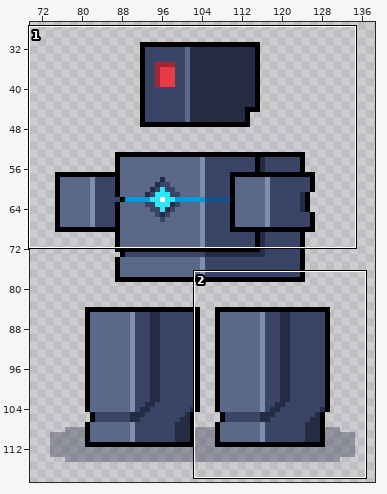
One commit to this pixel-art file: src/art/intro_boss_animation.aseprite. Above: a wide view before the commit, with the close-up outlined.
Close-up. Before the edit:
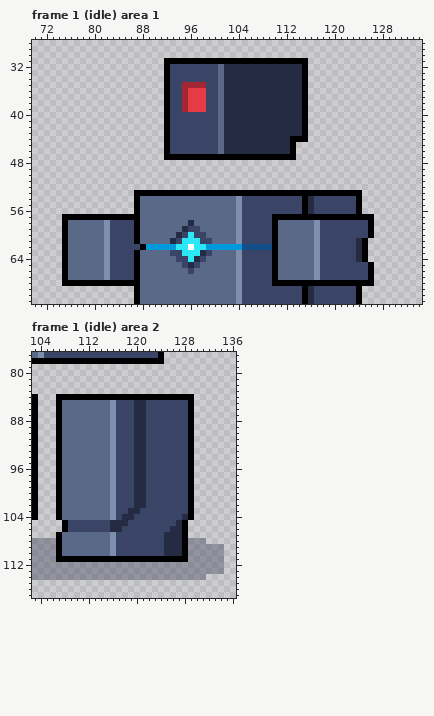
200x120 pixels, 9 frames. Shown: frame 1 (idle) area 1: x 70..134, y 28..71; frame 1 (idle) area 2: x 103..136, y 77..117. The wide view leaves out empty margins. The commit also changed other frames or places, which this record leaves out.
Now the later version:
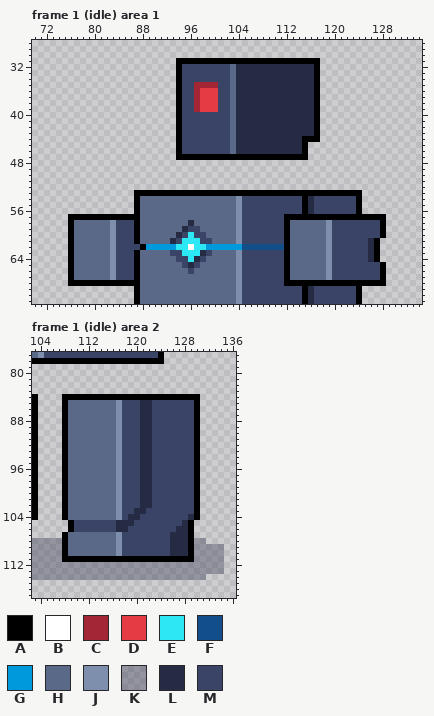
Palette (. is transparent): A #000000  B #ffffff  C #a22633  D #e43b44  E #2ce8f5  F #124e89  G #0099db  H #5a6988  J #7e8ead  K #262b4459  L #262b44  M #3a4466
From the commit log: adjust boss walk animation
The exact change:
Changed rows in their new state; - is an unchanged pixel.
Frame 1 (idle) area 1, layers "left arm", "head", "right arm":
first column x 92:
31 ..----------------------AA
32 ..A------MMH-----------LLA
33 ..A------MMH-----------LLA
34 ..A------MMH-----------LLA
35 ..AMM--CCMMH-----------LLA
36 ..AMMC-DDMMH-----------LLA
37 ..AMMC-DDMMH-----------LLA
38 ..AMMC-DDMMH-----------LLA
39 ..AMMC-DDMMH-----------LLA
40 ..A------MMH-----------LLA
41 ..A------MMH-----------LLA
42 ..A------MMH-----------LLA
43 ..A------MMH-----------LLA
44 ..A------MMH---------LL-AA
45 ..A------MMH---------LLA--
46 ..A------MMH---------LLA--
47 ..--------------------AA--
first column x 75:
57 .----------------------------------MM---------------AA
58 .A-----HJ--------------------------MMA----HHJ------MMA
59 .A-----HJ--------------------------MMA----HHJ------MMA
60 .A-----HJ--------------------------MMA----HHJ------MMA
61 .A-----HJ--------------------------MMA----HHJ----MMLA-
62 .A-----HJ--------------------------FFA----HHJ----MMLA-
63 .A-----HJ--------------------------MMA----HHJ----MMLA-
64 .A-----HJ--------------------------MMA----HHJ----MMLA-
65 .A-----HJ--------------------------MMA----HHJ------MMA
66 .A-----HJ--------------------------MMA----HHJ------MMA
67 .A-----HJ--------------------------MMA----HHJ------MMA
68 .----------------------------------MM---------------AA
Frame 1 (idle) area 2, layer "left leg":
first column x 107:
 84 .----------------------A
 85 .A-------HJ--M-L------MA
 86 .A-------HJ--M-L------MA
 87 .A-------HJ--M-L------MA
 88 .A-------HJ--M-L------MA
 89 .A-------HJ--M-L------MA
 90 .A-------HJ--M-L------MA
 91 .A-------HJ--M-L------MA
 92 .A-------HJ--M-L------MA
 93 .A-------HJ--M-L------MA
 94 .A-------HJ--M-L------MA
 95 .A-------HJ--M-L------MA
 96 .A-------HJ--M-L------MA
 97 .A-------HJ--M-L------MA
 98 .A-------HJ--M-L------MA
 99 .A-------HJ--M-L------MA
100 .A-------HJ--M-L------MA
101 .A-------HJ--M-L------MA
102 .A-------HJ--M-L------MA
103 .A-------HJ-M-L-------MA
104 .A-------HJM-L-------MLA
105 -.A------M--L-------MLA-
106 -.A------M-L-------M-LA-
107 .A-------HJ-------M--LA-
108 KA-------HJ-------M--LA-
109 KA-------HJ-------M--LA-
110 KA-------HJ-------M--LA-
111 K---------------------A-
Where, in picture pixels (left, top, right, bottom), the same in both close-ups:
changed: (164, 58, 236, 160)
changed: (290, 58, 320, 160)
changed: (62, 214, 74, 286)
changed: (272, 214, 332, 286)
changed: (356, 214, 386, 286)
changed: (104, 220, 116, 280)
changed: (56, 394, 74, 562)
changed: (110, 394, 200, 562)
